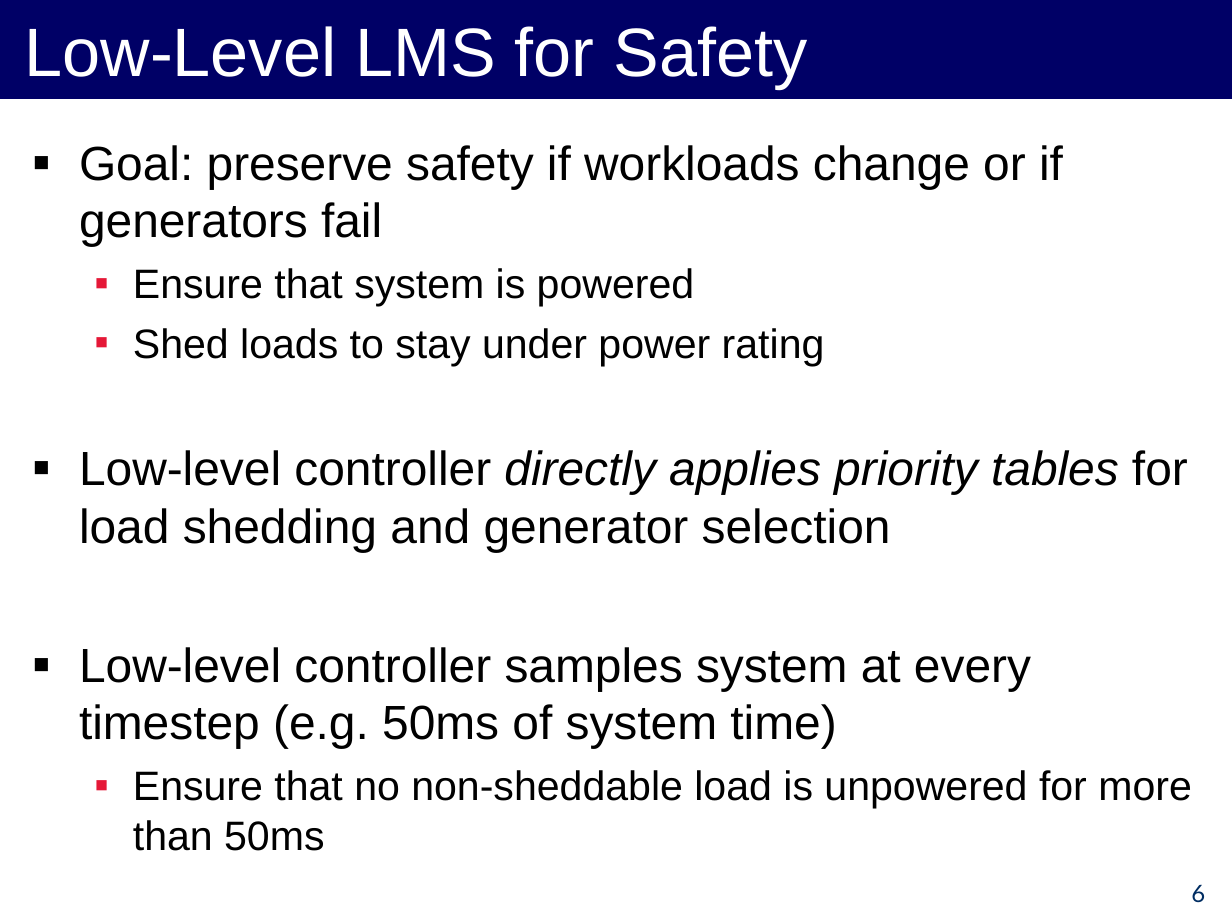
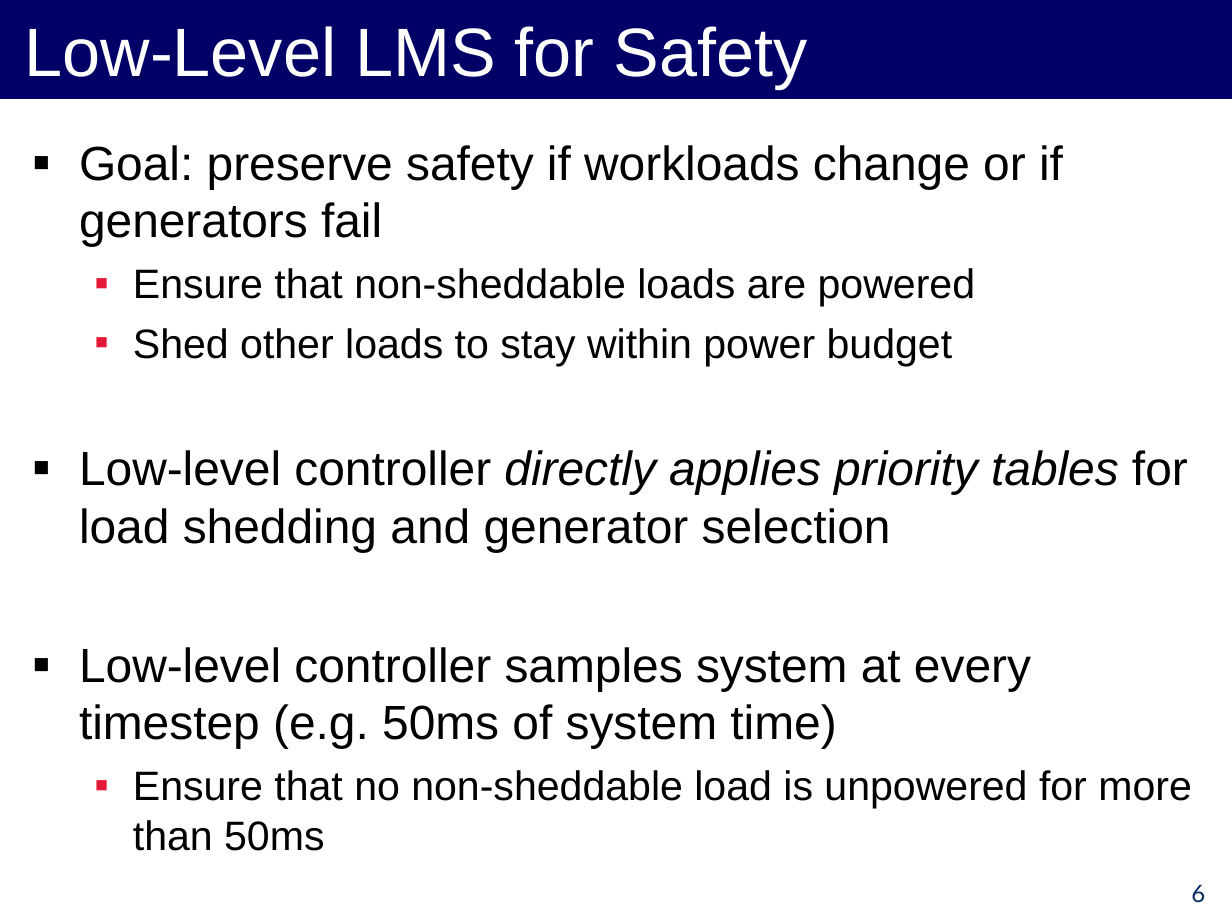
Before and after one commit to forresti/optimal_load_management, a slide deck: slide 6 of project/12-3-12_Presentation.ppt. Drawn at 1232x924 pixels with LibreOffice and Linux fonts; fonts in the diff are those of the drawing. Boxes give left, top, right and bottom in pixels: in the first picture for what was removed or moved away, otherwise in the second. Text is boxed around its words. In the diff, an @@ line names an element or a change of style, - is before the commit and + after.

```diff
--- a/project/12-3-12_Presentation.ppt
+++ b/project/12-3-12_Presentation.ppt
@@ text at (133,268,976,366): text changed @@
-  ▪ Ensure that system is powered
-  ▪ Shed loads to stay under power rating
+  ▪ Ensure that non-sheddable loads are powered
+  ▪ Shed other loads to stay within power budget
```
Also in this commit, not shown: 13 other slides changed, 5 slides added, 6 slides removed, 7 other files.
